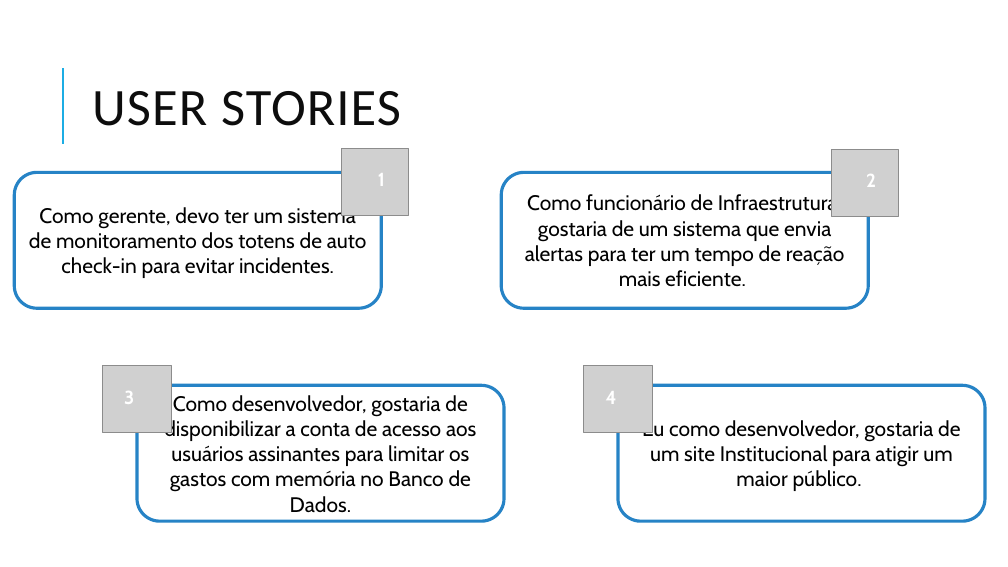
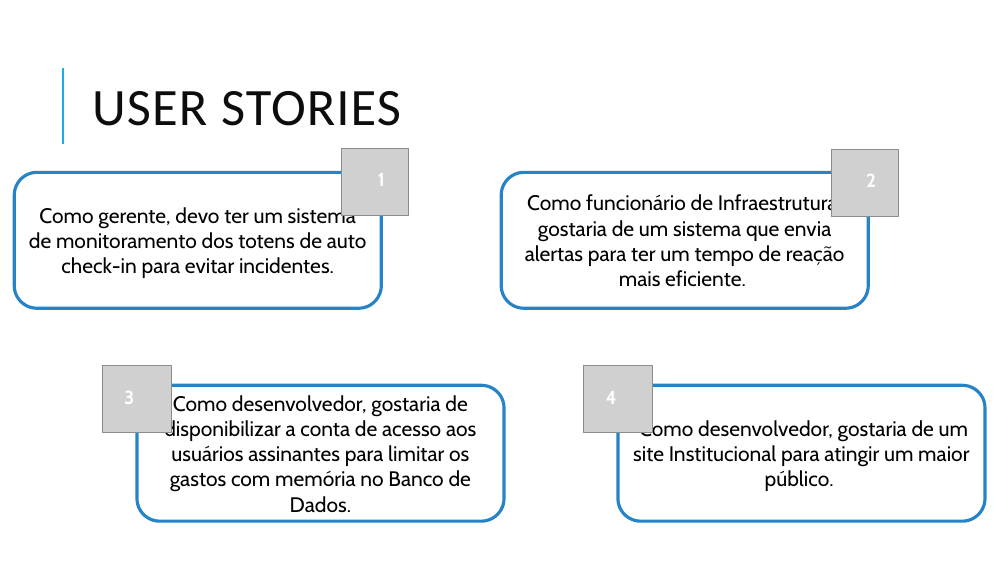
Before and after one commit to viihsales/totem-monitoring, a slide deck: slide 5 of documentacao/apresentacao/totem_Monitoring.pptx. Drawn at 1008x567 pixels with LibreOffice and Linux fonts; fonts in the diff are those of the drawing; grey boxes stand for pictures. Boxes give left, top, right and bottom in pixels: in the first picture for what was removed or moved away, otherwise in the second. Text is boxed around its words. In the diff, an @@ line names an element or a change of style, - is before the commit and + after.

```diff
--- a/documentacao/apresentacao/totem_Monitoring.pptx
+++ b/documentacao/apresentacao/totem_Monitoring.pptx
@@ text in rounded rectangle at box(633, 418, 969, 491): text changed @@
-Eu como desenvolvedor, gostaria de um site Institucional para atigir um maior público.
+Como desenvolvedor, gostaria de um site Institucional para atingir um maior público.
```
Also in this commit, not shown: 1 other slide changed, 1 slide added, 2 other files.
